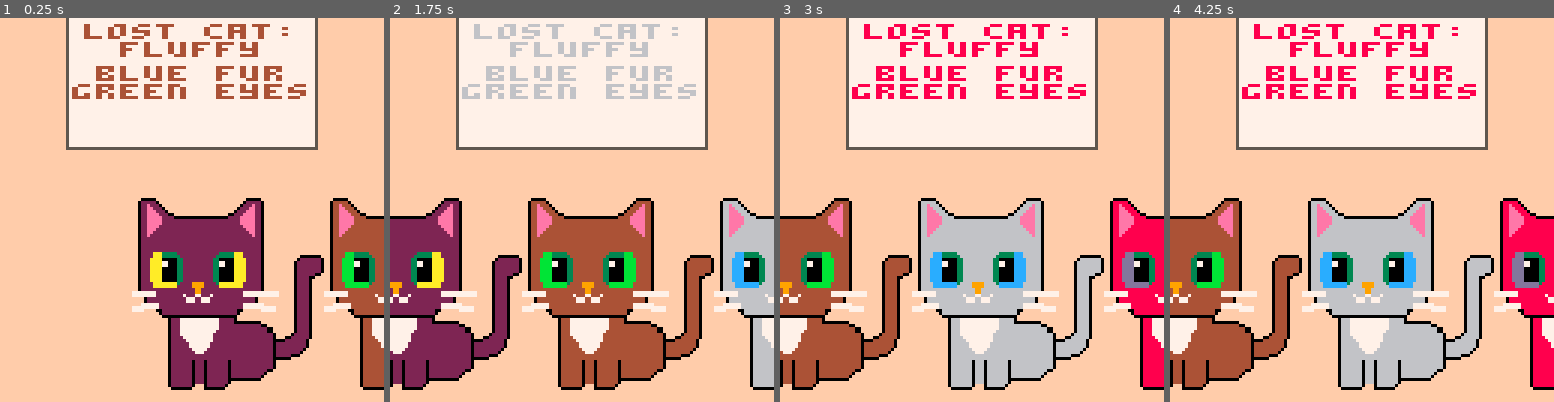
Above: before the commit, frames 1-4 (left to right).
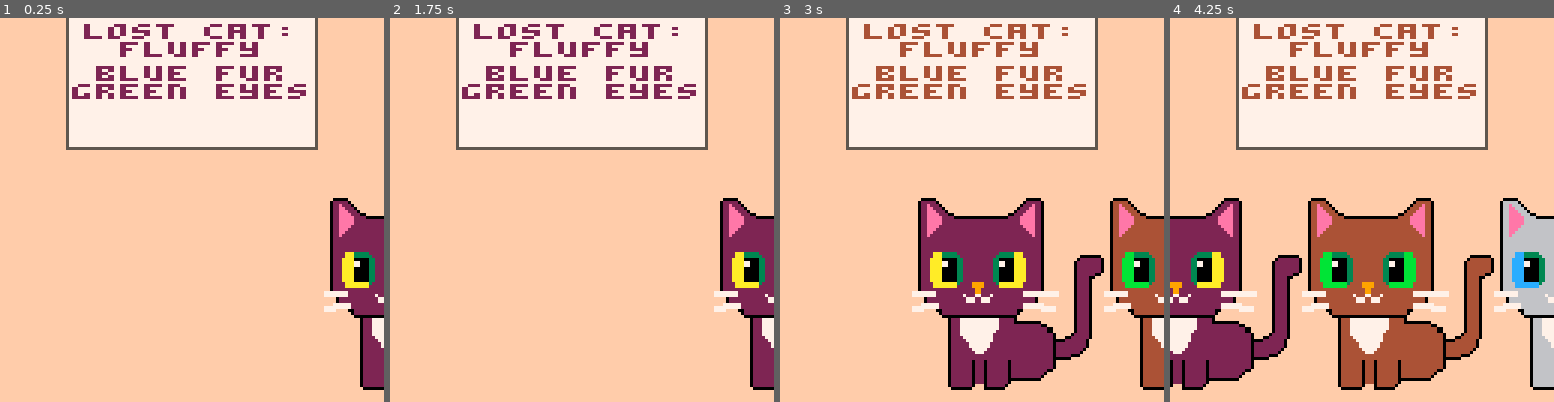
Above: after the commit, the same moments.

Repository: pcal43/pico8-papurrs-please
Game: PICO-8 cartridge pico8-home/carts/lost-cats.p8
The game is run twice, just before and just after one commit, with the same random seed, the same clock (stepped at 60 frames per second) and the same inputs.
Inputs:
- Up to frame 1 (0.25 s): no input
- Up to frame 2 (1.75 s): hold Right from 1.6 s (still down)
- Up to frame 3 (3 s): release Right at 2.1 s; hold Right from 2.47 s (still down)
- Up to frame 4 (4.25 s): release Right at 3.03 s; hold Left 3.08-3.58 s; hold Right from 4.02 s (still down)

The runs differ from the first frame. In frame 1, 22% of the frame differs, in the area x 18-100%, y 1-97%; in frame 2, 33%, in the area x 0-100%, y 1-97%; in frame 3, 28%; in frame 4, 25%.

Commit message:
checkpoint

Diff:
--- a/pico8-home/carts/src/GameScreen.lua
+++ b/pico8-home/carts/src/GameScreen.lua
@@ -58,7 +58,13 @@
         end
 
 
-        self.scrollPos = self.targetPos --fixme
+        -- lerp scrollPos toward targetPos by 2% per frame
+        if self.scrollPos ~= self.targetPos then
+            self.scrollPos = self.scrollPos + (self.targetPos - self.scrollPos) * 0.02
+            if abs(self.targetPos - self.scrollPos) < 0.001 then
+                self.scrollPos = self.targetPos
+            end
+        end
 
     end
 
